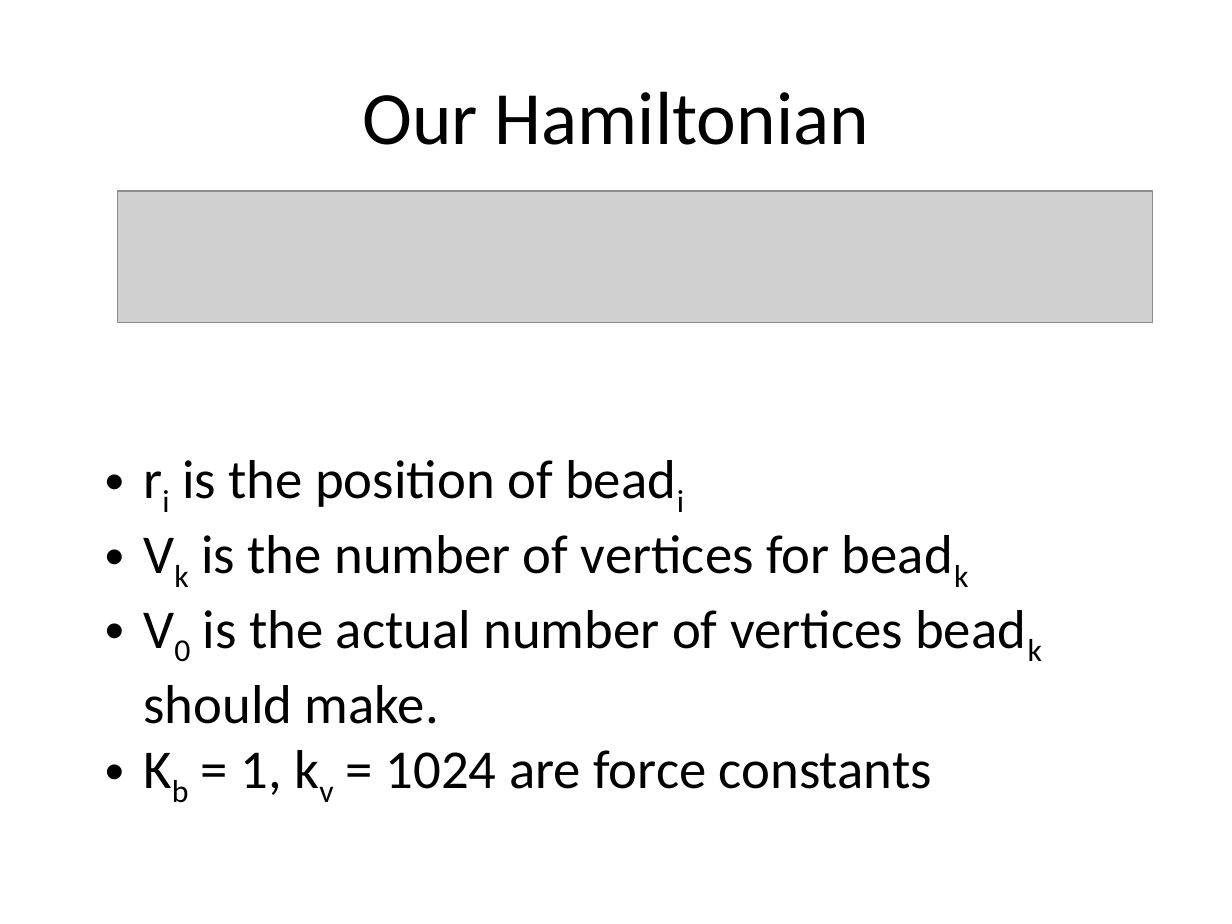
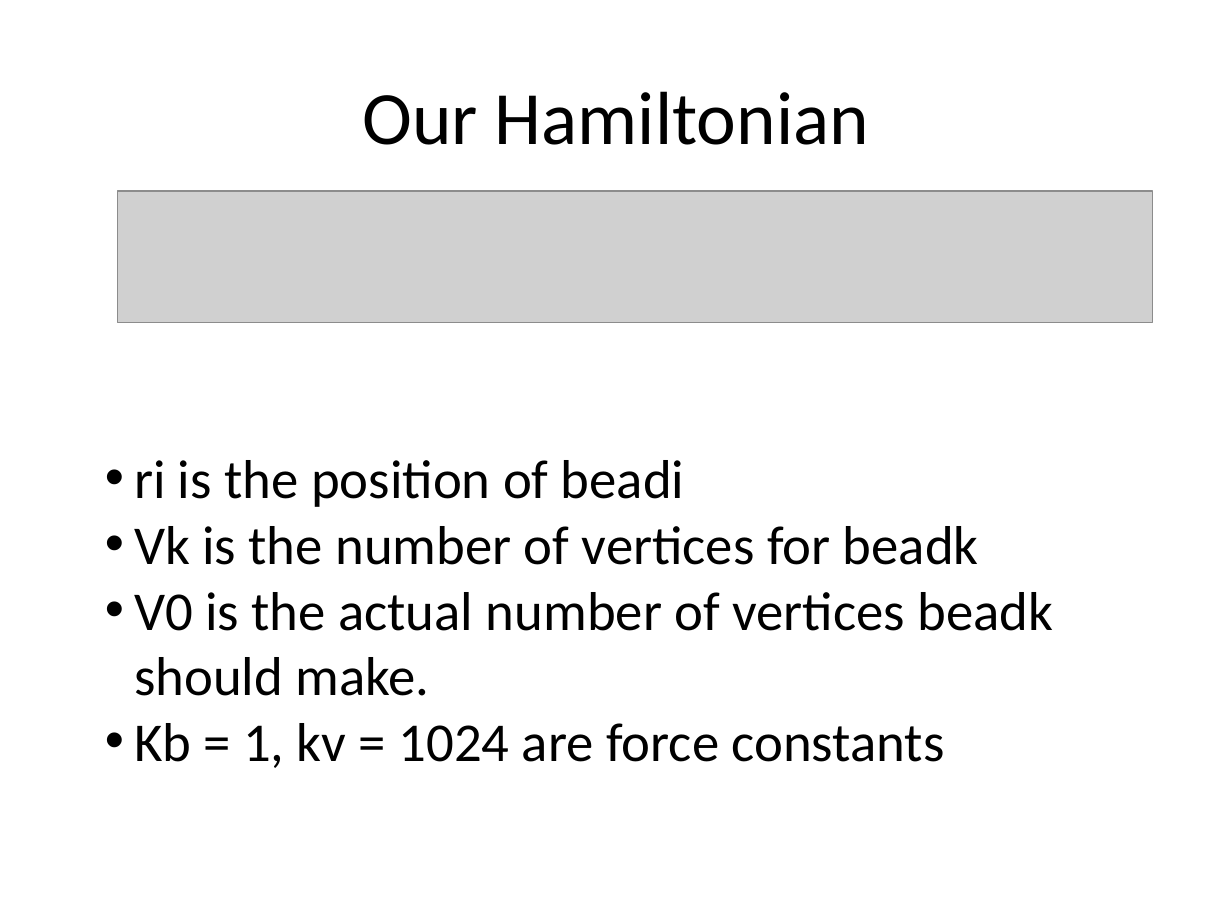
Before and after one commit to zestrada/atomicscalesimulationgroup2, a slide deck: slide 4 of Presentation/FinalPresentation.pptx. Drawn at 1232x924 pixels with LibreOffice and Linux fonts; fonts in the diff are those of the drawing; grey boxes stand for pictures. Boxes give left, top, right and bottom in pixels: in the first picture for what was removed or moved away, otherwise in the second. Text is boxed around its words. In the diff, an @@ line names an element or a change of style, - is before the commit and + after.

```diff
--- a/Presentation/FinalPresentation.pptx
+++ b/Presentation/FinalPresentation.pptx
@@ text "ri is the position of ..." at bbox=[134, 460, 1054, 768]: now on the baseline in "ri beadi", "Vk beadk", "V0 beadk", "Kb kv"; indent changed @@
```
Also in this commit, not shown: 10 other slides changed, 6 other files.
